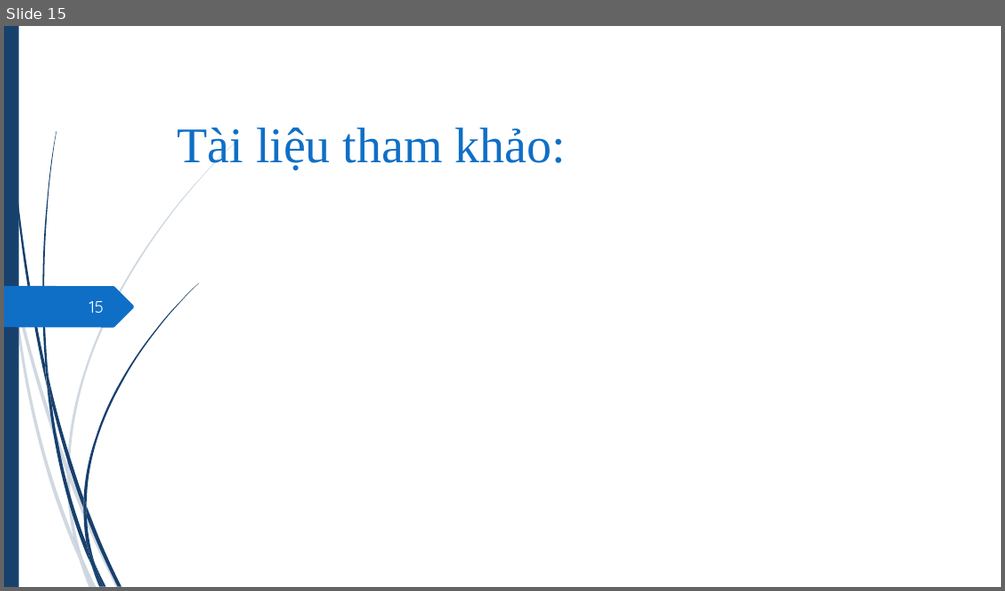
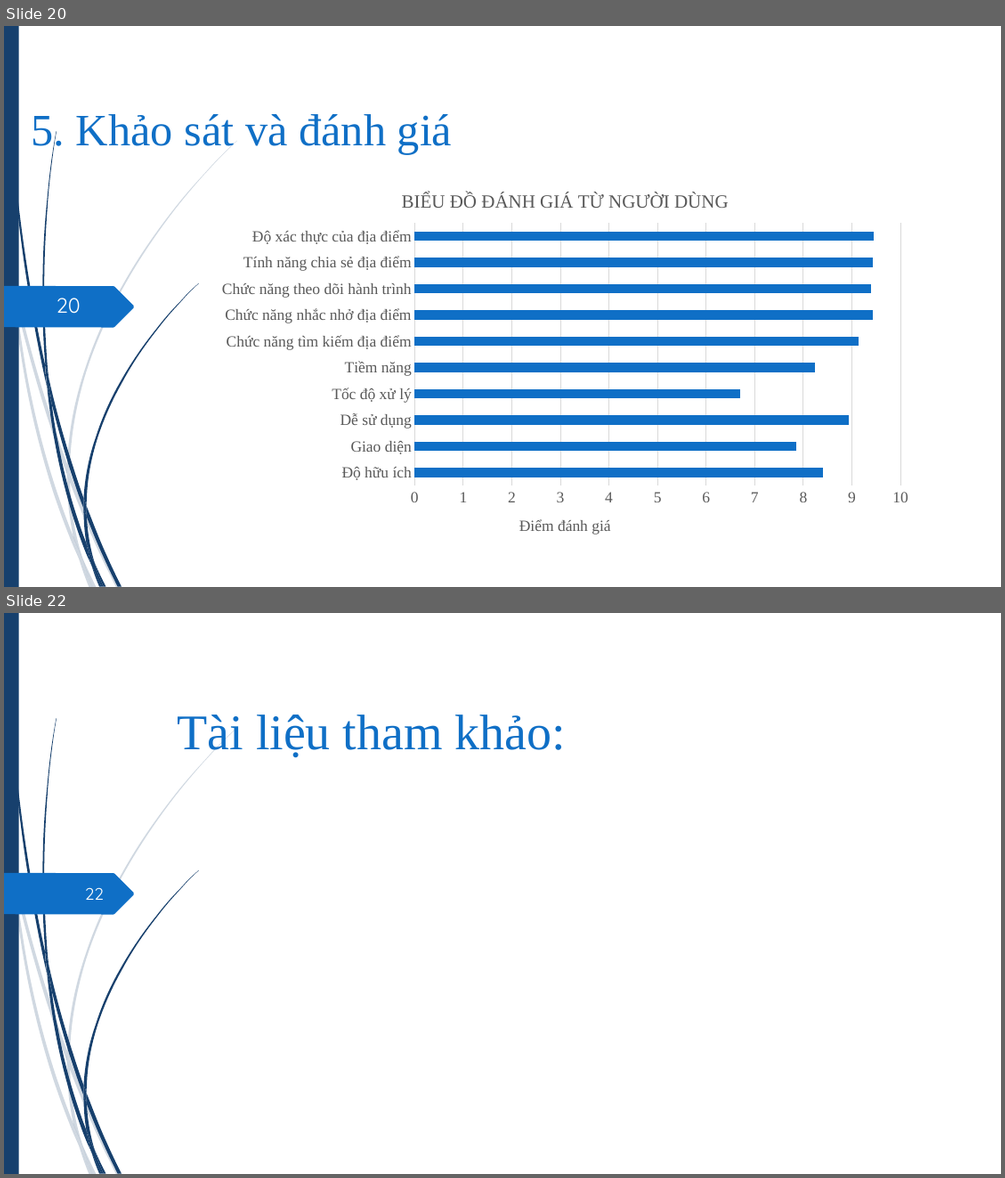
Before and after one commit to hvngoc/Presentation, a slide deck: slide 2.pptx. Shown one above the other, each under a label of ours: slide 15 before the commit, slides 20 and 22 after it; the slides between them are not shown. The pictures are 1005x591 and 1005x1178 pixels, drawn with LibreOffice and Linux fonts; fonts in the diff are those of the drawing. Boxes give left, top, right and bottom in pixels: in the first picture for what was removed or moved away, otherwise in the second. Text is boxed around its words. In the diff, an @@ line names an element or a change of style, - is before the commit and + after.

```diff
--- a/slide 2.pptx
+++ b/slide 2.pptx
@@ slide 20 added at (4,26,1001,587), background #FFFFFF; not listed: 24 template elements that a slide beside it also shows @@
@@ title added at (32,114,452,154), 43.2 pt, text #0F6FC6 @@
+5. Khảo sát và đánh giá
@@ bar chart added at (208,176,922,550) @@
+title "BIỂU ĐỒ ĐÁNH GIÁ TỪ NGƯỜI DÙNG "
+categories: Độ hữu ích, Giao diện, Dễ sử dụng, Tốc độ xử lý, Tiềm năng, Chức năng tìm kiếm địa điểm, Chức năng nhắc nhở địa điểm, Chức năng theo dõi hành trình, Tính năng chia sẻ địa điểm, Độ xác thực của địa điểm
+Series 1: 8.4, 7.9, 8.9, 6.7, 8.2, 9.1, 9.4, 9.4, 9.4, 9.4
@@ page number added at (57,297,81,313), 20 pt, text #FEFFFF @@
+20
@@ what was slide 15 is now slide 22 @@
@@ page number at (85,887,104,900): text changed @@
-15
+22
```
Also in this commit, not shown: 5 slides changed, 6 other slides added.
